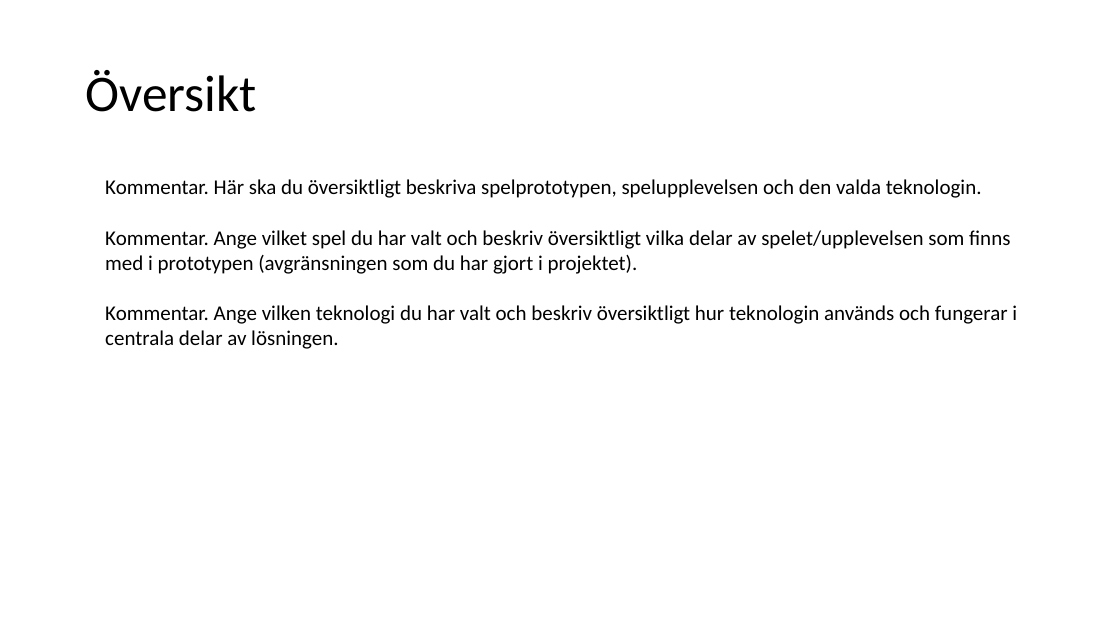
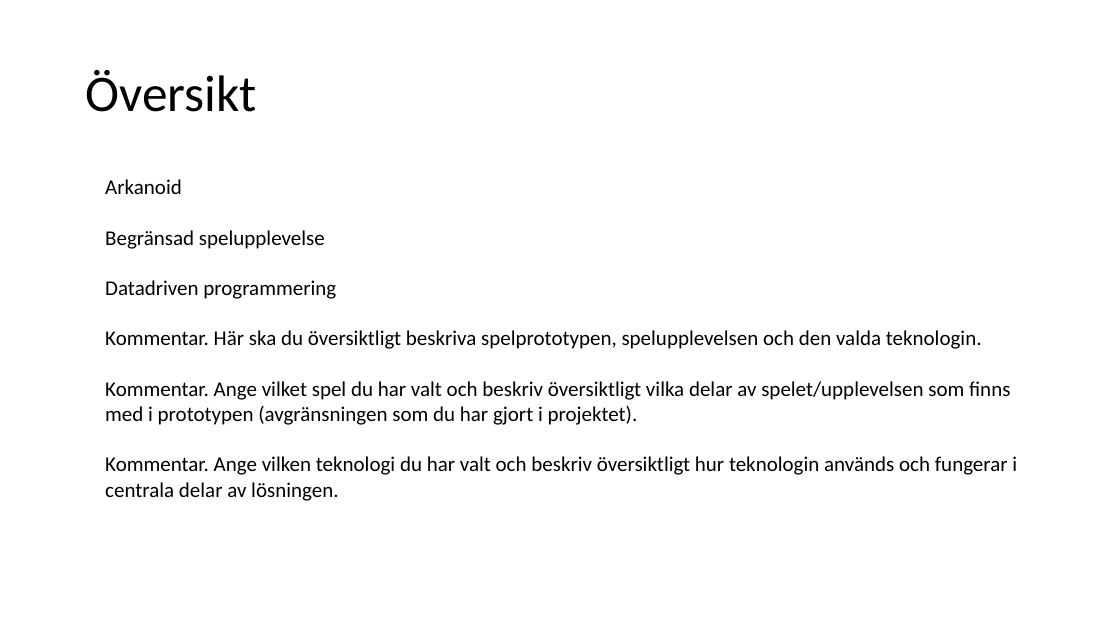
Before and after one commit to Fiskface/Iter1SpelProgg2, a slide deck: slide 2 of MallSpelprototyp.pptx. Drawn at 1120x630 pixels with LibreOffice and Linux fonts; fonts in the diff are those of the drawing. Boxes give left, top, right and bottom in pixels: in the first picture for what was removed or moved away, otherwise in the second. Text is boxed around its words. In the diff, an @@ line names an element or a change of style, - is before the commit and + after.

```diff
--- a/MallSpelprototyp.pptx
+++ b/MallSpelprototyp.pptx
@@ text at <box>105,179,336,299</box>: paragraphs added @@
+Arkanoid
+Begränsad spelupplevelse
+Datadriven programmering
```
Also in this commit, not shown: 2 other slides changed.
